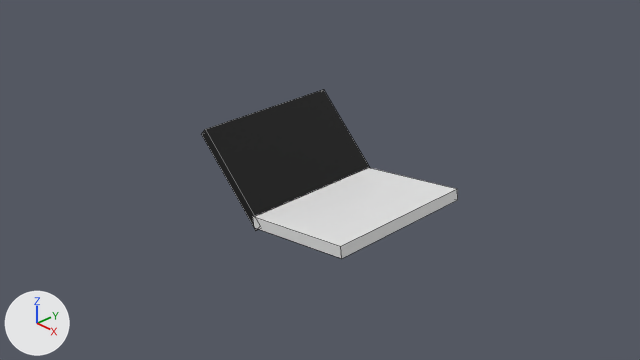
An edit to the Blender file models/Laptop/laptop.blend, drawn before and after from the same camera.
Rendered twice from the file's camera 'Camera'. Arrows for +X, +Y and +Z are at lower left; the lights stay in place. Mesh edges are drawn as thin lines.
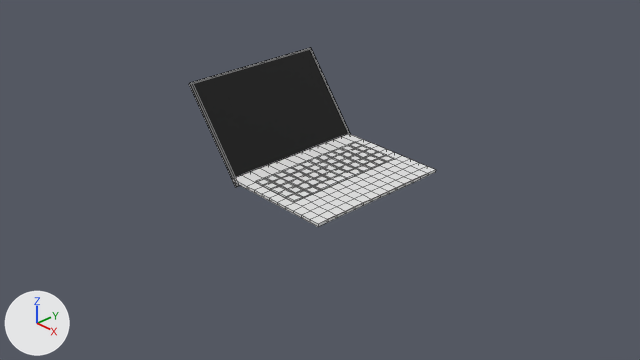
Patch to the scene script:
```diff
--- a/models/Laptop/laptop.blend.py
+++ b/models/Laptop/laptop.blend.py
@@ mat_material_001 @@
+mat_material_001 = principled_material('Material.001')
+mat_material_001.base_color = (0.00103, 0.00103, 0.00103)  # black #030303
@@ mat_material @@
+mat_material = principled_material('Material')
+mat_material.base_color = (0.8, 0.8, 0.8)  # white #e7e7e7
@@ me_cube_004 @@
 # used by ob_cube_002; location = (0.719, -0.061, -0.169); rotation_euler = (0.0, -0.154, 0.0), in degrees (0, -8.8, 0); scale = (0.764, 1.0, 0.0732)
-me_cube_004.from_pydata(...)  # 8 vertices, 6 faces; spans x -1.0..1.0, y -1.0..1.0, z -1.0..1.0
+me_cube_004.from_pydata(...)  # 816 vertices, 827 faces; spans x -2.05..1.0, y -1.0..1.01, z -55.38..4.56
+# me_cube_004 part 1: a new loose piece of 20 vertices spanning x -2.05..-0.89, y -0.99..1.01, z -55.38..4.56
+# me_cube_004 part 2: 788 vertices added at x -1.0..1.0, y -1.0..1.0, z -2.01..1.0
+me_cube_004.materials.append(mat_material)  # white #e7e7e7
+me_cube_004.materials.append(mat_material_001)  # black #030303
+me_cube_004.materials.append(mat_material_004)  # black #000000
@@ ob_cube_002 @@
 ob_cube_002 = bpy.data.objects.new('Cube.002', me_cube_004)
-ob_cube_002.location = (0.719, -0.061, -0.169)
-ob_cube_002.rotation_euler = (0.0, -0.154, 0.0)  # degrees (0, -8.8, 0)
-ob_cube_002.scale = (0.764, 1.0, 0.0732)
+ob_cube_002.location = (0.345, -0.061, 0.142)
+ob_cube_002.rotation_euler = (0.0, 0.0046, 0.0)  # degrees (0, 0.3, 0)
+ob_cube_002.scale = (0.764, 1.0, -0.0189)
@@ ob_cube_001 @@
-ob_cube_001 = bpy.data.objects.new('Cube.001', me_cube_003)
-ob_cube_001.location = (-0.467, -0.053, 0.13)
-ob_cube_001.rotation_euler = (0.0, 0.763, 0.0)  # degrees (0, 44, 0)
-ob_cube_001.scale = (0.694, 1.0, 0.0671)
```

Where the change shows, as pixel boxes (x1, y1, x2, y2) in the pictures (640 x 360 px):
'Cube.002', reshaped, moved, turned, rescaled: before (253, 168, 458, 258); after (189, 47, 436, 227)
'Cube.001', deleted (black): before (202, 89, 370, 230)
part 1 of me_cube_004, added (black): after (189, 47, 350, 187)
part 2 of me_cube_004, added: after (232, 134, 436, 227)
